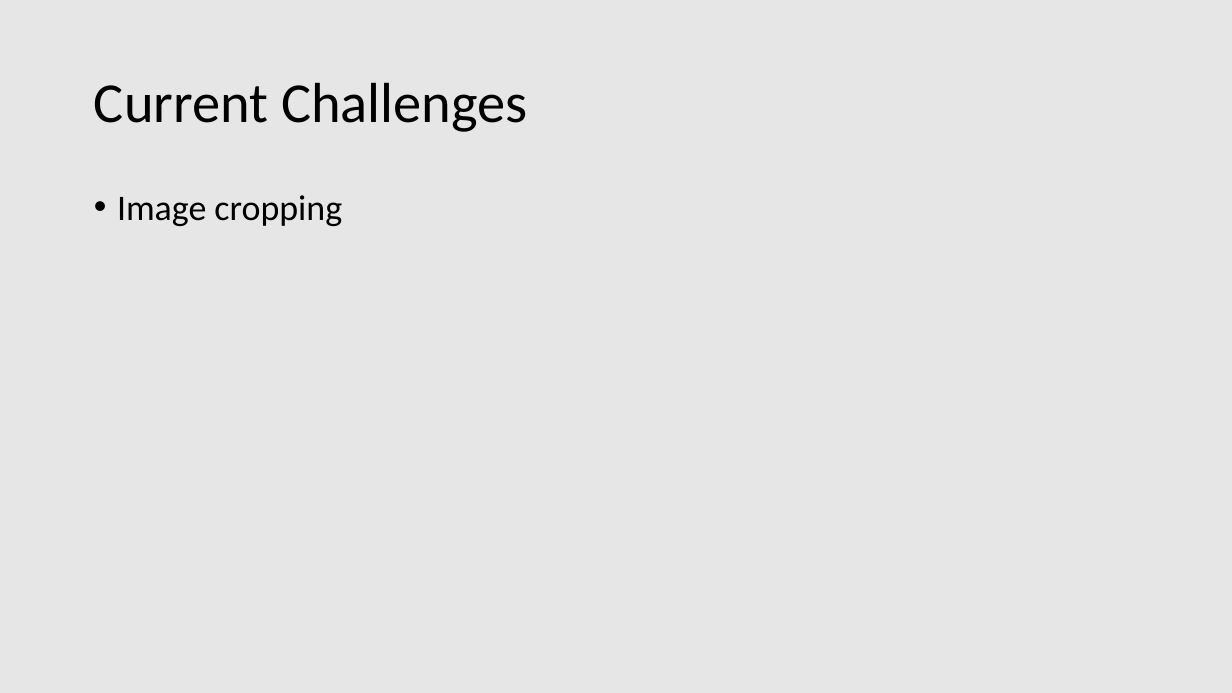
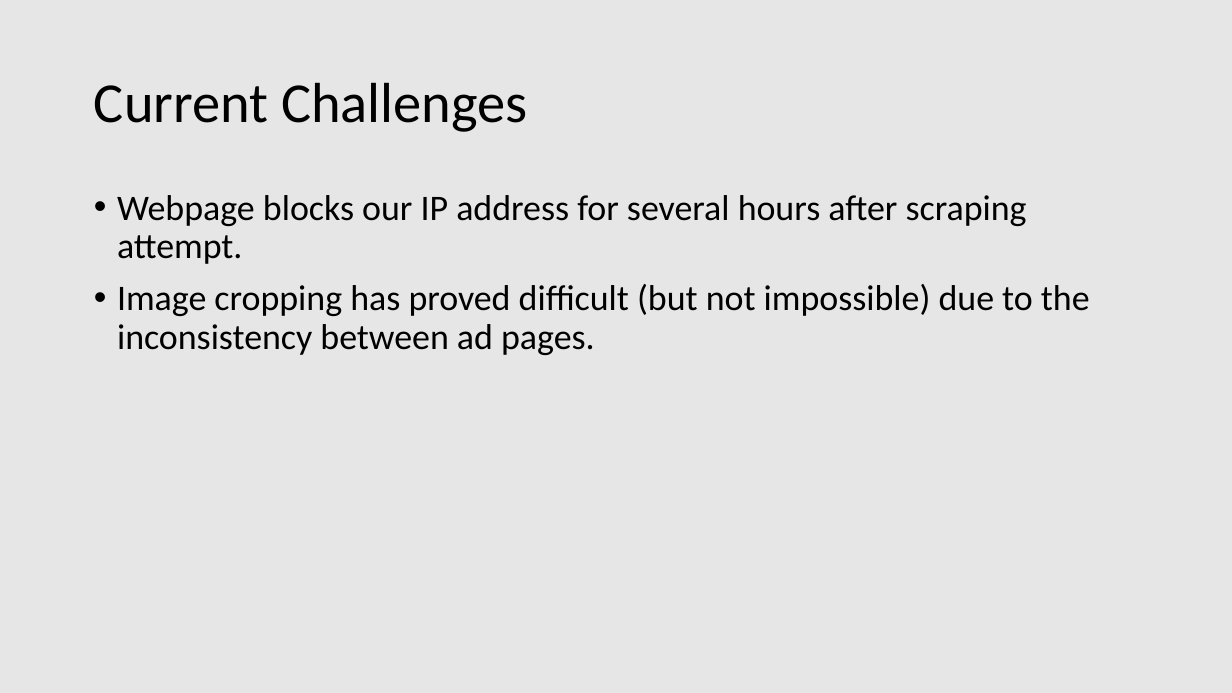
Before and after one commit to mckadet/STAT6080_Group_Project, a slide deck: slide 5 of Weekly Report Template.pptx. Drawn at 1232x693 pixels with LibreOffice and Linux fonts; fonts in the diff are those of the drawing. Boxes give left, top, right and bottom in pixels: in the first picture for what was removed or moved away, otherwise in the second. Text is boxed around its words. In the diff, an @@ line names an element or a change of style, - is before the commit and + after.

```diff
--- a/Weekly Report Template.pptx
+++ b/Weekly Report Template.pptx
@@ text at box(117, 195, 1090, 355): text changed @@
-• Image cropping
+• Webpage blocks our IP address for several hours after scraping attempt.
+• Image cropping has proved difficult (but not impossible) due to the inconsistency between ad pages.
```
Also in this commit, not shown: 2 other slides changed.
